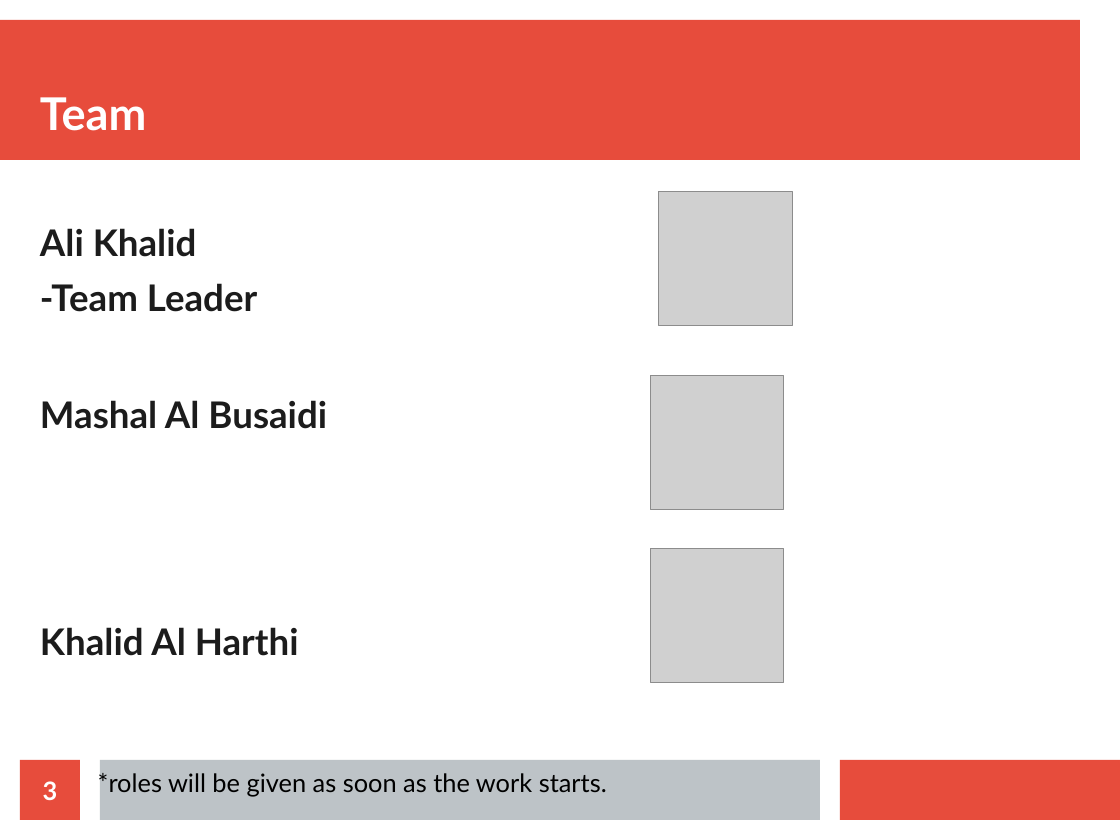
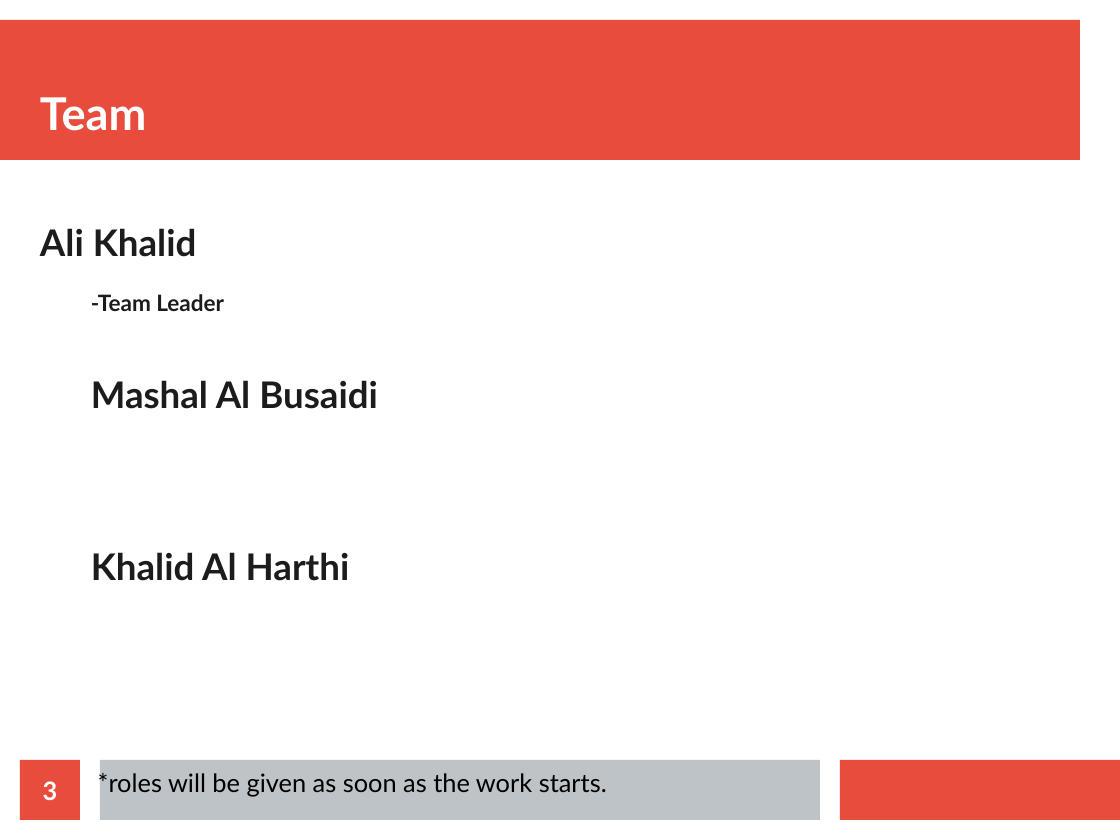
Before and after one commit to Aliii98/osoc19, a slide deck: slide 3 of OSOC-proposal-bigdata.odp. Drawn at 1120x840 pixels with LibreOffice and Linux fonts; fonts in the diff are those of the drawing; grey boxes stand for pictures. Boxes give left, top, right and bottom in pixels: in the first picture for what was removed or moved away, otherwise in the second. Text is boxed around its words. In the diff, an @@ line names an element or a change of style, - is before the commit and + after.

```diff
--- a/OSOC-proposal-bigdata.odp
+++ b/OSOC-proposal-bigdata.odp
@@ picture removed at box(660, 192, 793, 325) @@
@@ text at box(91, 294, 224, 311): size 26 to 16 pt in "-Team Leader"; list level 2 to 3 in "-Team Leader" @@
@@ picture removed at box(650, 376, 784, 509) @@
@@ picture removed at box(650, 549, 784, 682) @@
```
Also in this commit, not shown: 3 other slides changed.
